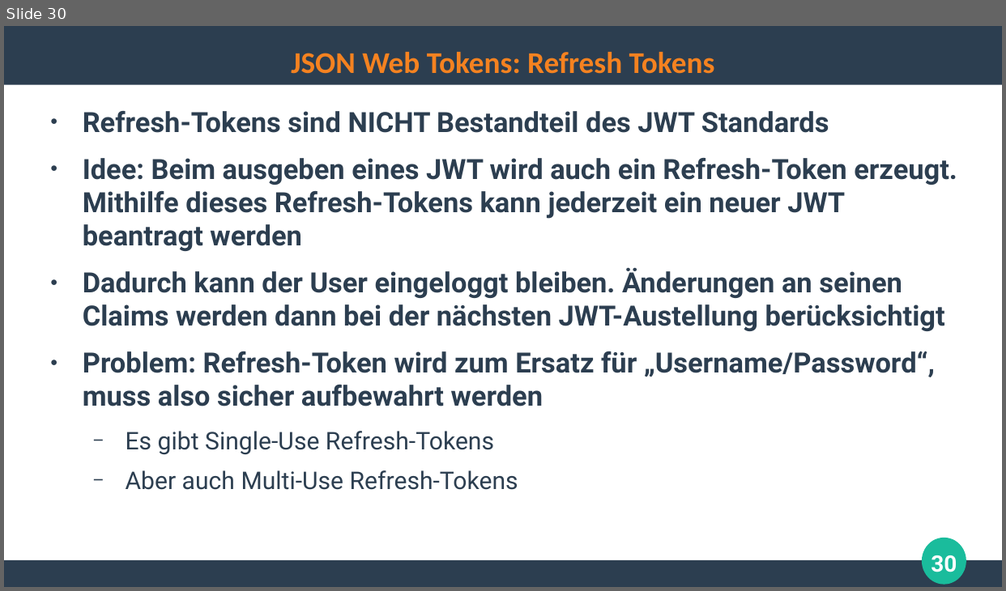
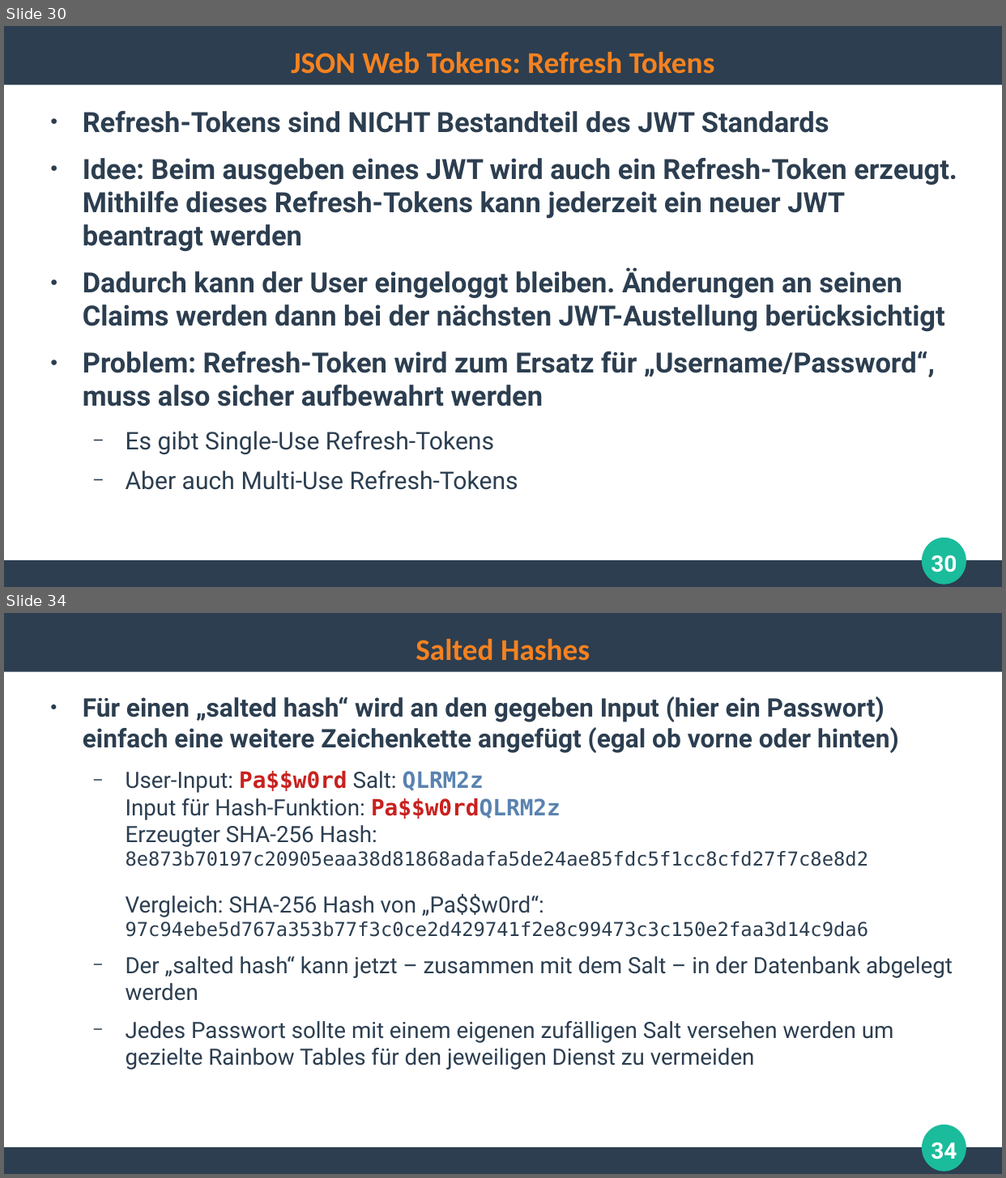
Before and after one commit to ghandmann/HS-AlbSig-WebAnwendungen2, a slide deck: Kapitel/07_Authentication.odp. Shown one above the other, each under a label of ours: slide 30 before the commit, slides 30 and 34 after it; the slides between them are not shown. The pictures are 1006x591 and 1006x1178 pixels, drawn with LibreOffice and Linux fonts; fonts in the diff are those of the drawing. Boxes give left, top, right and bottom in pixels: in the first picture for what was removed or moved away, otherwise in the second. Text is boxed around its words. In the diff, an @@ line names an element or a change of style, - is before the commit and + after.

```diff
--- a/Kapitel/07_Authentication.odp
+++ b/Kapitel/07_Authentication.odp
@@ slide 34 added at [4, 613, 1002, 1174], background #FFFFFF; not listed: 3 template elements that a slide beside it also shows @@
@@ title added at [415, 639, 590, 661], 24 pt, text #F58220, bold @@
+Salted Hashes
@@ text added at [83, 696, 953, 1070], 17.9 pt, text #2C3E50 @@
+● Für einen „salted hash“ wird an den gegeben Input (hier ein Passwort) einfach eine weitere Zeichenkette angefügt (egal ob vorne oder hinten)
+  − User-Input: Pa$$w0rd Salt: QLRM2z
+    Input für Hash-Funktion: Pa$$w0rdQLRM2z
+    Erzeugter SHA-256 Hash:
+    8e873b70197c20905eaa38d81868adafa5de24ae85fdc5f1cc8cfd27f7c8e8d2
+    Vergleich: SHA-256 Hash von „Pa$$w0rd“:
+    97c94ebe5d767a353b77f3c0ce2d429741f2e8c99473c3c150e2faa3d14c9da6
+  − Der „salted hash“ kann jetzt – zusammen mit dem Salt – in der Datenbank abgelegt werden
+  − Jedes Passwort sollte mit einem eigenen zufälligen Salt versehen werden um gezielte Rainbow Tables für den jeweiligen Dienst zu vermeiden
@@ page number added at [931, 1143, 957, 1160], 18 pt, text #FFFFFF, bold @@
+34
```
Also in this commit, not shown: 3 other slides added.
